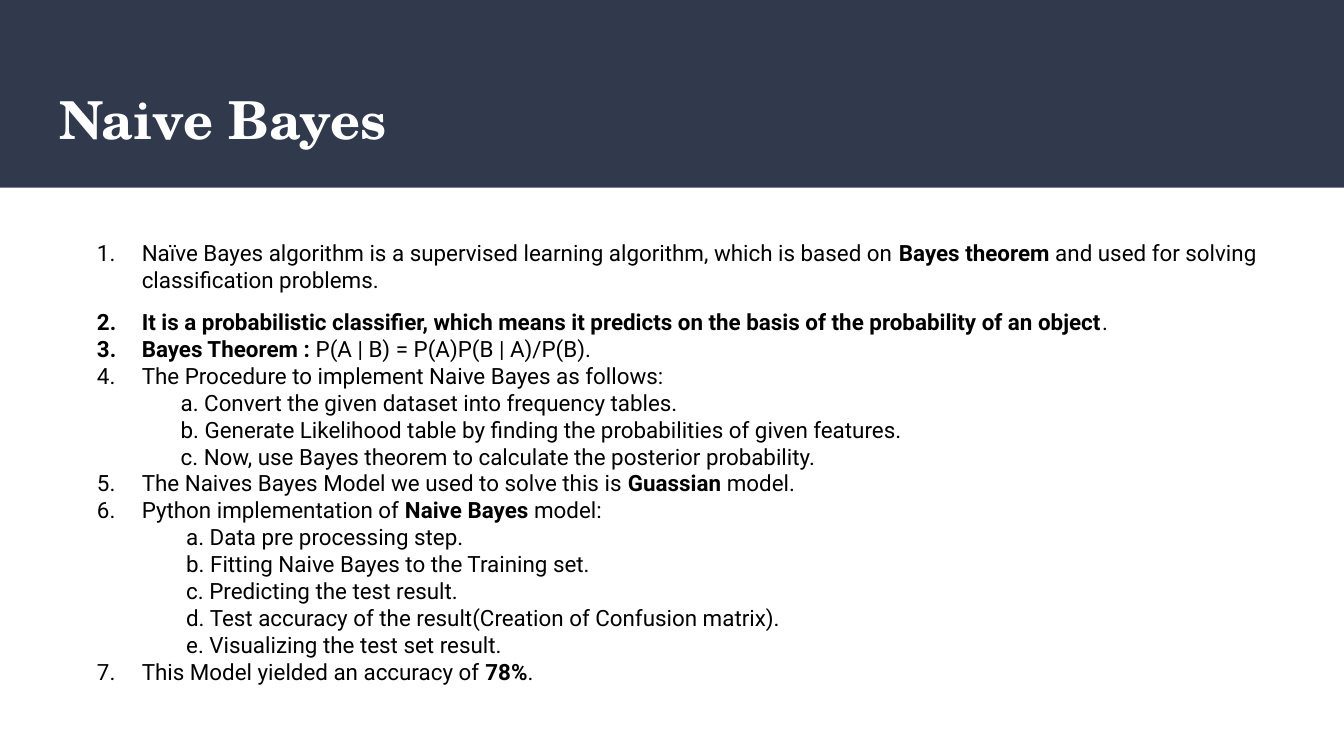
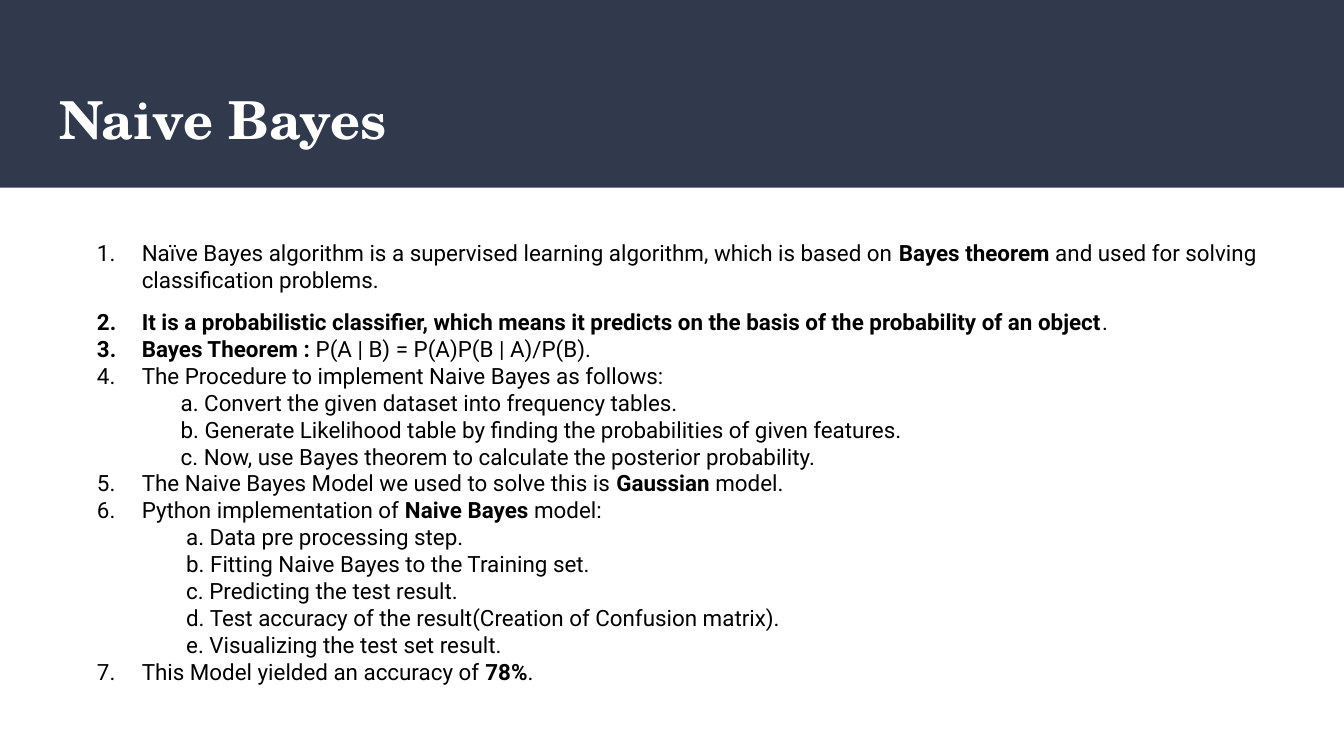
Before and after one commit to Santoshjonnakuti/ML_Project, a slide deck: slide 5 of Presentation.pptx. Drawn at 1344x756 pixels with LibreOffice and Linux fonts; fonts in the diff are those of the drawing. Boxes give left, top, right and bottom in pixels: in the first picture for what was removed or moved away, otherwise in the second. Text is boxed around its words. In the diff, an @@ line names an element or a change of style, - is before the commit and + after.

```diff
--- a/Presentation.pptx
+++ b/Presentation.pptx
@@ text at <box>142,474,783,496</box>: text changed @@
-1. The Naives Bayes Model we used to solve this is Guassian model.
+1. The Naive Bayes Model we used to solve this is Gaussian model.
```
Also in this commit, not shown: 3 other slides changed, 1 slide removed.
